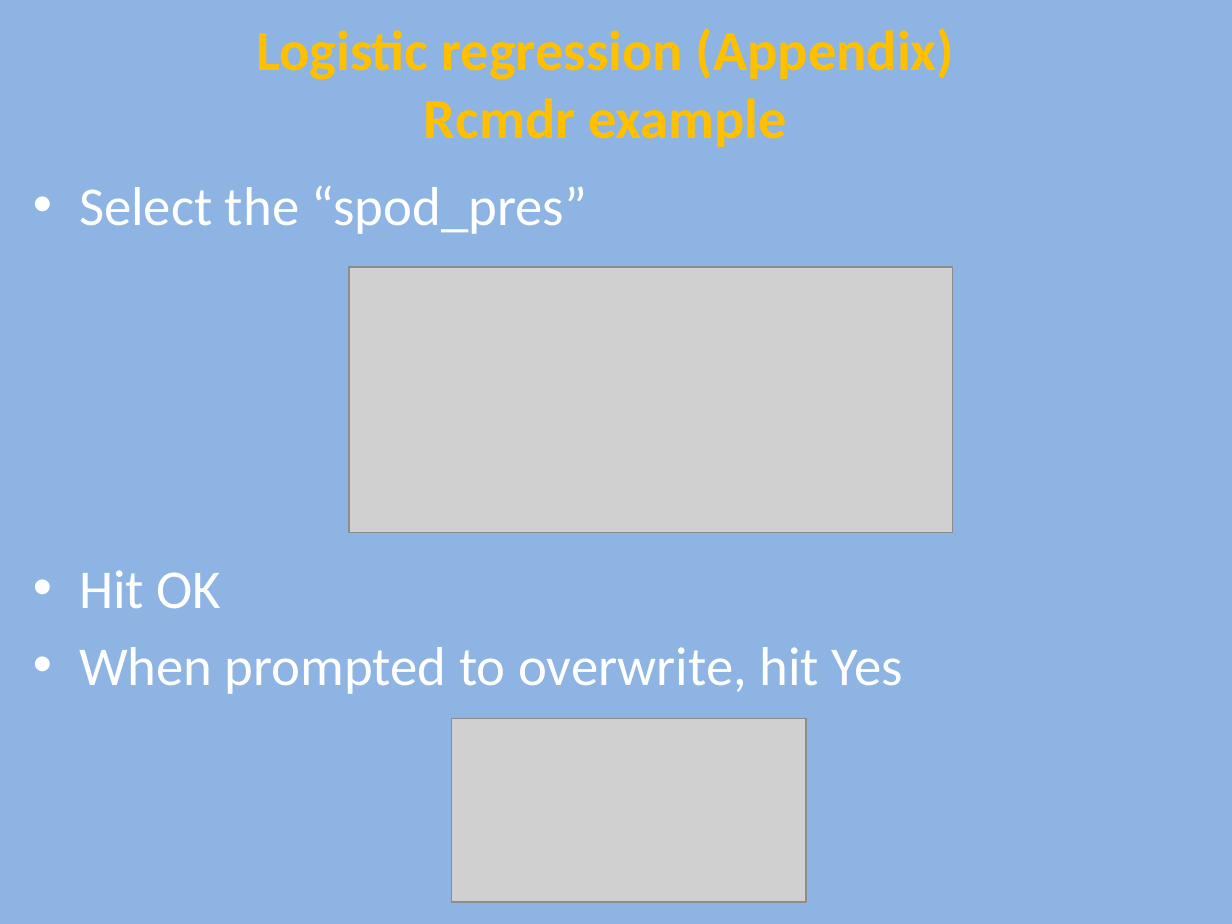
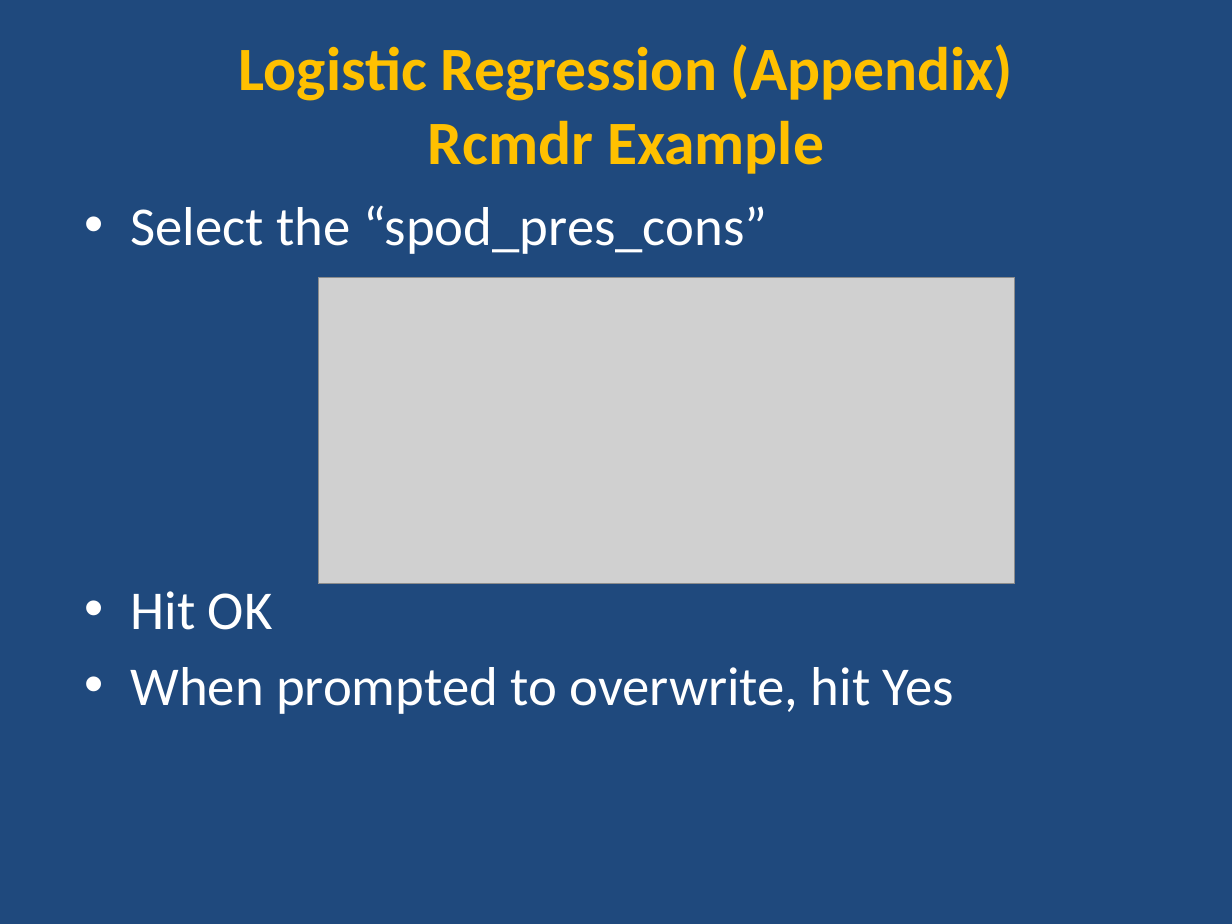
Before and after one commit to ncss-tech/stats_for_soil_survey, a slide deck: slide 23 of presentations/logistic_regression/Logistic.pptx (slide 26 before the commit). Drawn at 1232x924 pixels with LibreOffice and Linux fonts; fonts in the diff are those of the drawing; grey boxes stand for pictures. Boxes give left, top, right and bottom in pixels: in the first picture for what was removed or moved away, otherwise in the second. Text is boxed around its words. In the diff, an @@ line names an element or a change of style, - is before the commit and + after.

Commit message:
minor edits to spodic presence example and formatting in logistic ppt

```diff
--- a/presentations/logistic_regression/Logistic.pptx
+++ b/presentations/logistic_regression/Logistic.pptx
@@ background #8EB4E3 to #1F497D @@
@@ text at [239, 44, 1013, 174]: text changed; size 33 to 36 pt @@
-Logistic regression (Appendix)
-Rcmdr example
+Logistic Regression (Appendix)
+Rcmdr Example
@@ text "Select the “spod_pres_cons”": place and size @@
-text "Select the “spod_pres_cons”" at [79, 186, 902, 694]
+text "Select the “spod_pres_cons”" at [130, 205, 954, 714]
@@ text at [130, 205, 768, 254]: text changed @@
-• Select the “spod_pres”
+• Select the “spod_pres_cons”
@@ picture: place and size @@
-picture at [349, 267, 952, 533]
+picture at [318, 277, 1014, 584]
@@ picture removed at [452, 718, 807, 902] @@
```
Also in this commit, not shown: 26 other slides changed, 3 slides removed.
